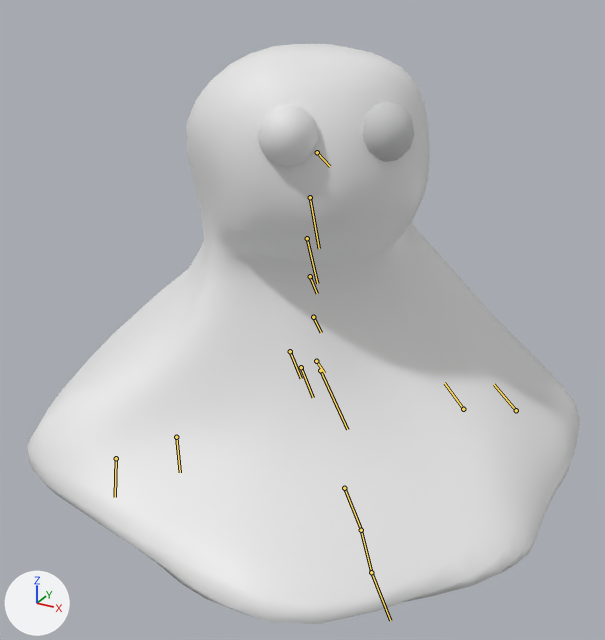
Renders of the FBX model Assets/Prefabs/models/mold_hero.FBX from each side of a commit.
Camera for both pictures: a camera (50 mm lens) standing at (32.1, -57.5, 42.7) and looking at (0.1, 0.7, 13.7). Arrows for +X, +Y and +Z are at lower left; the lights stay in place. Both versions are drawn at frame 83 of the action 'Take 001'; the numbers are the values there. The bones that bend it are drawn over the model as lines.
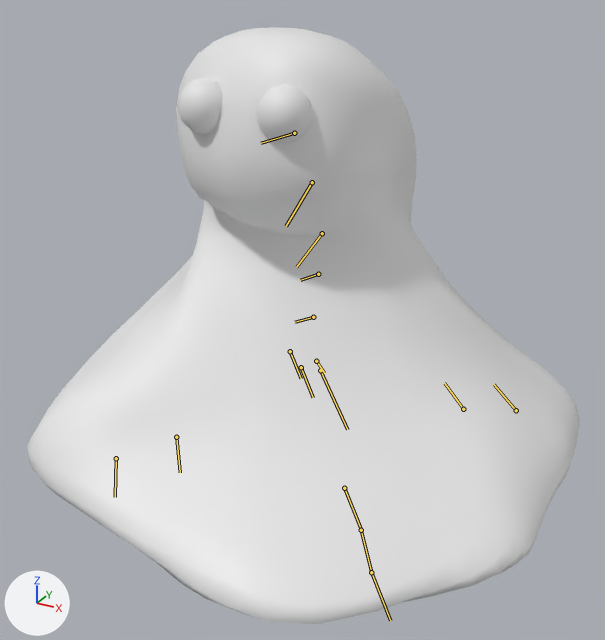
Where the change shows, as pixel boxes (x1, y1, x2, y2) in the pictures (605 x 640 px):
'postac', posed
    before: (28, 44, 580, 624)
    after: (28, 27, 580, 624)
'Sphere001', posed
    before: (258, 104, 318, 166)
    after: (177, 78, 223, 134)
bone 'CATRigSpine2', root to tip
    before: (313, 317) to (321, 332)
    after: (313, 317) to (295, 322)
bone 'CATRigSpine3', root to tip
    before: (310, 276) to (317, 293)
    after: (318, 274) to (300, 280)
bone 'CATRigSpine4', root to tip
    before: (307, 238) to (317, 283)
    after: (322, 233) to (296, 267)
bone 'CATRigSpine5', root to tip
    before: (310, 197) to (319, 248)
    after: (312, 182) to (286, 226)
bone 'CATRigHub002', root to tip
    before: (317, 152) to (330, 166)
    after: (294, 133) to (261, 143)

What changed in the scene script:
```text
Change bone_catrigspine2:
    where bone_catrigspine2 = bpy.data.objects['Armature'].pose.bones['CATRigSpine2']  # child of 'CATRigSpine1'
    bone_catrigspine2.rotation_quaternion: (0.998, -0.005, 0.023, -0.062) -> (0.926, -0.337, -0.037, -0.167)  # degrees (-1, 3, -7) -> degrees (-38, -10, -17)
Change bone_catrigspine3:
    where bone_catrigspine3 = bpy.data.objects['Armature'].pose.bones['CATRigSpine3']  # child of 'CATRigSpine2'
    bone_catrigspine3.rotation_quaternion: (1.0, -0.004, 0.005, -0.023) -> (0.999, -0.003, -0.003, -0.044)  # degrees (0, 1, -3) -> degrees (0, 0, -5)
Change bone_catrigspine4:
    where bone_catrigspine4 = bpy.data.objects['Armature'].pose.bones['CATRigSpine4']  # child of 'CATRigSpine3'
    bone_catrigspine4.rotation_quaternion: (1.0, -0.006, -0.009, 0.017) -> (0.999, -0.004, -0.002, 0.038)  # degrees (-1, -1, 2) -> degrees (0, 0, 4)
Change bone_catrigspine5:
    where bone_catrigspine5 = bpy.data.objects['Armature'].pose.bones['CATRigSpine5']  # child of 'CATRigSpine4'
    bone_catrigspine5.rotation_quaternion: (0.998, -0.014, -0.022, 0.058) -> (0.993, -0.003, -0.002, 0.122)  # degrees (-2, -2, 7) -> degrees (0, 0, 14)
Change bone_catrighub002:
    where bone_catrighub002 = bpy.data.objects['Armature'].pose.bones['CATRigHub002']  # child of 'CATRigSpine5'
    bone_catrighub002.rotation_quaternion: (0.999, 0.001, -0.018, 0.043) -> (0.996, 0.0, -0.001, 0.089)  # degrees (0, -2, 5) -> degrees (0, 0, 10)
```
